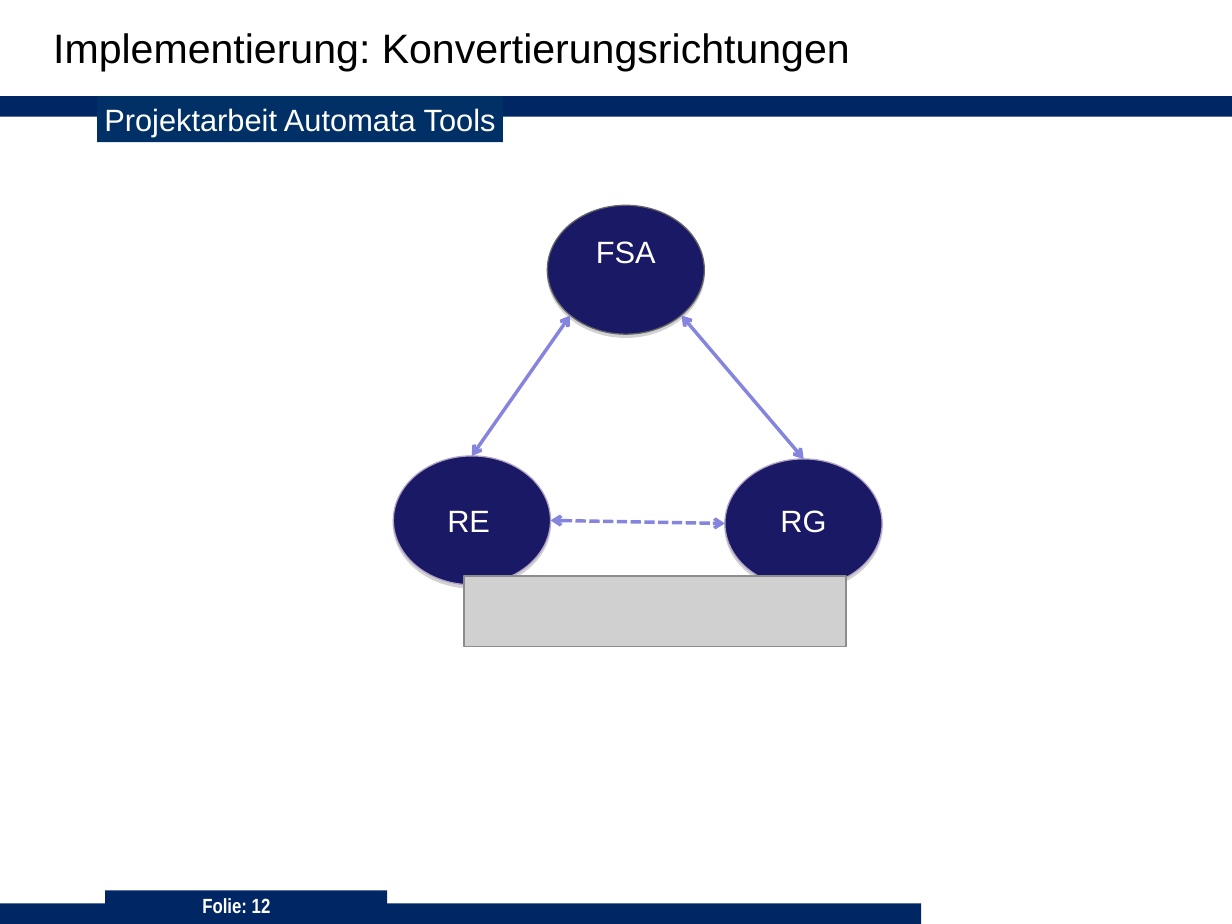
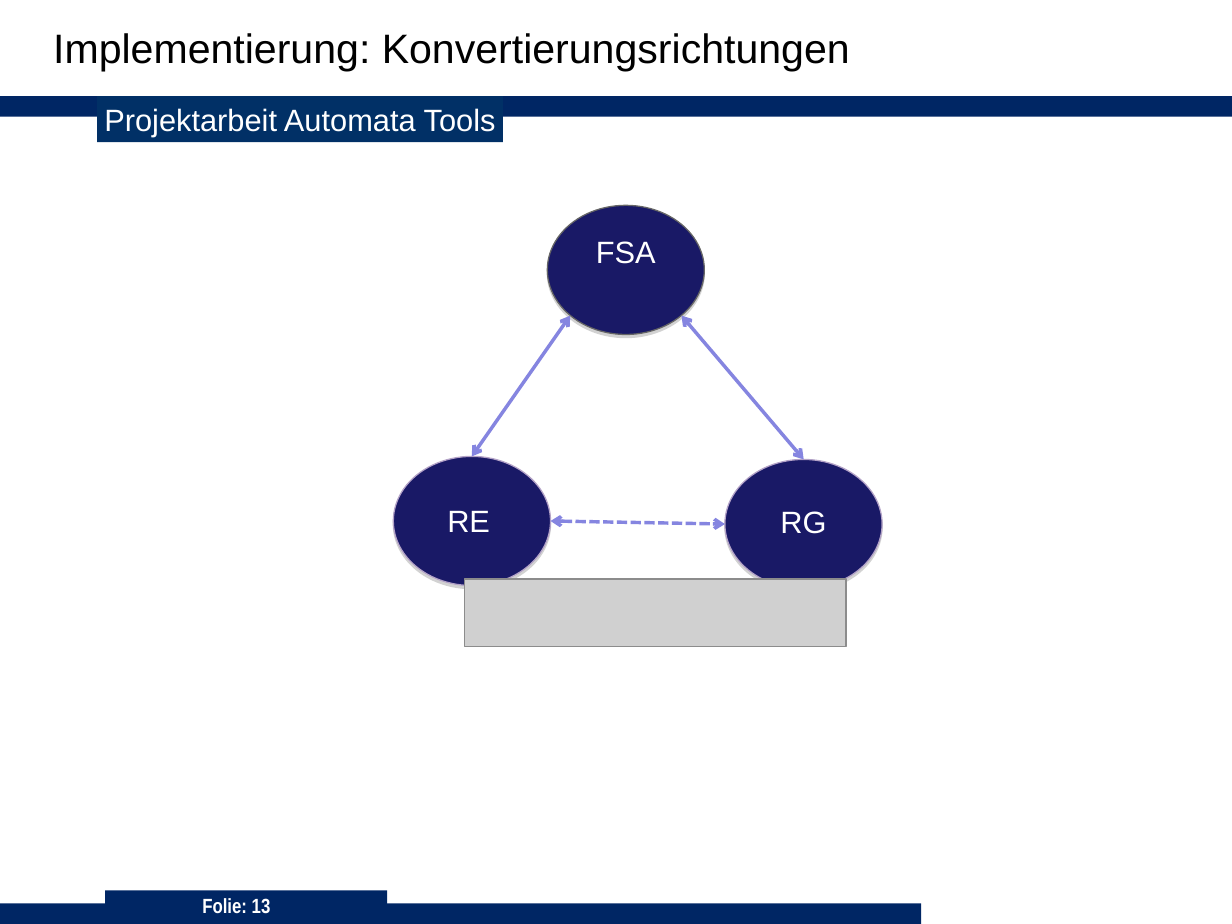
Before and after one commit to 3breadt/UPB-ADT-Automata-Tools, a slide deck: slide 13 of Präsentation/Präsentation_C++ V3.ppt (slide 12 before the commit). Drawn at 1232x924 pixels with LibreOffice and Linux fonts; fonts in the diff are those of the drawing; grey boxes stand for pictures; background and template pictures are left out. Boxes give left, top, right and bottom in pixels: in the first picture for what was removed or moved away, otherwise in the second. Text is boxed around its words. In the diff, an @@ line names an element or a change of style, - is before the commit and + after.

```diff
--- a/Präsentation/Präsentation_C++ V3.ppt
+++ b/Präsentation/Präsentation_C++ V3.ppt
@@ picture moved from (x1=464, y1=575, x2=846, y2=646) to (x1=464, y1=579, x2=845, y2=647) @@
@@ page number at (x1=202, y1=898, x2=271, y2=914): text changed @@
-Folie: 12
+Folie: 13
```
Also in this commit, not shown: 7 other slides changed, 3 slides added, 4 slides removed, 5 other files.
